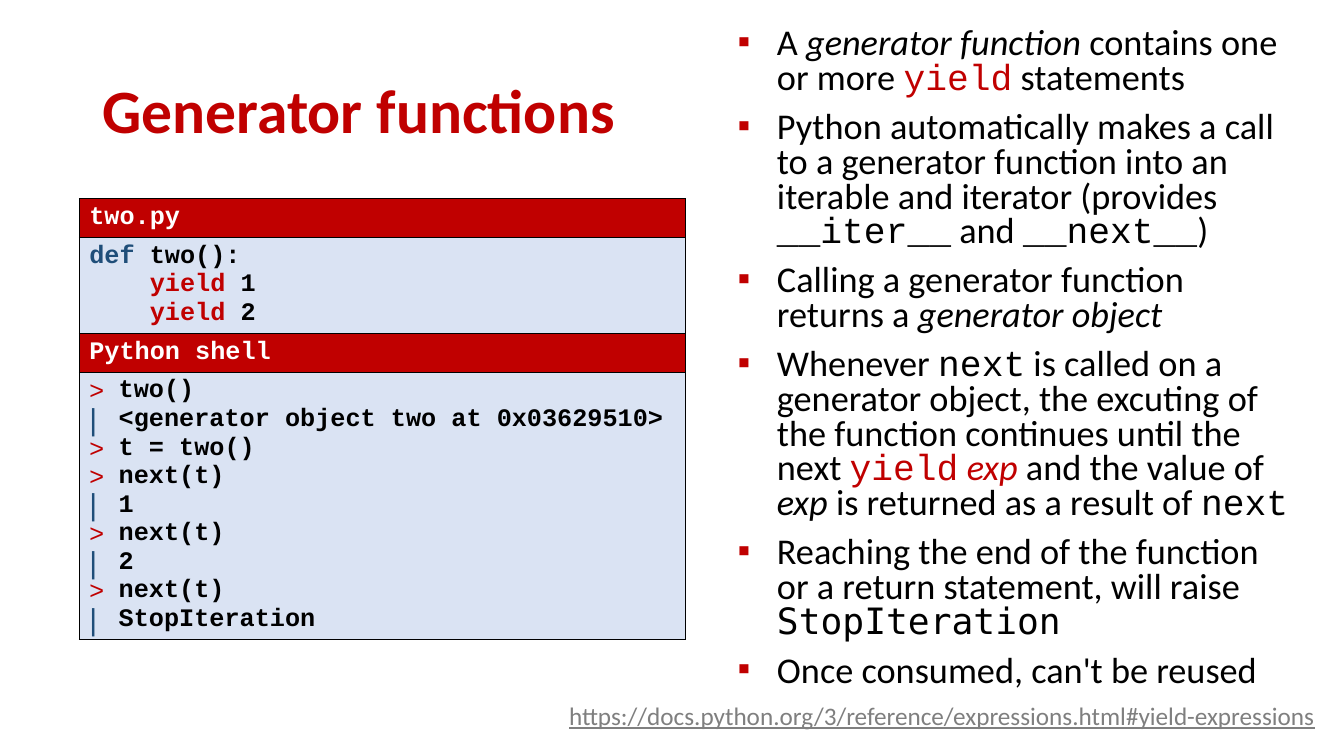
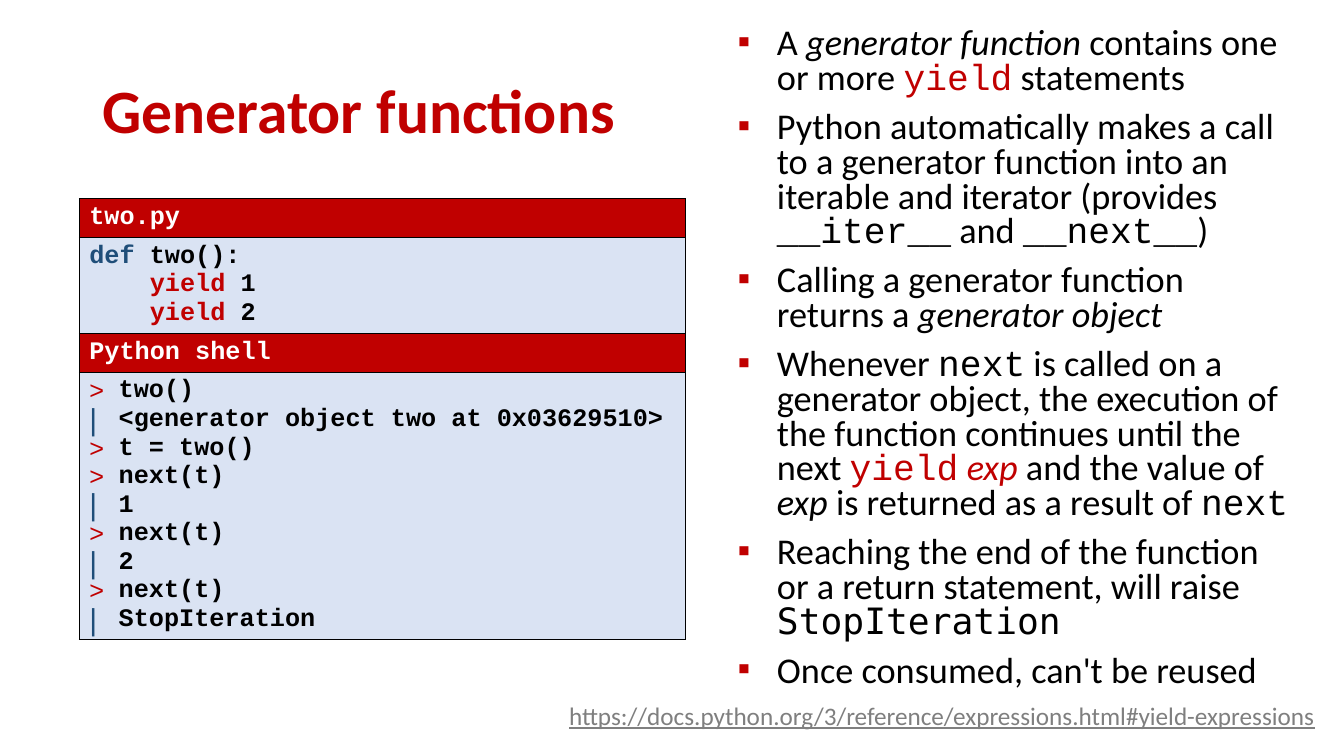
Before and after one commit to gsbrodal/gsbrodal.github.io, a slide deck: slide 20 of ipsa/slides/generator.pptx. Drawn at 1344x756 pixels with LibreOffice and Linux fonts; fonts in the diff are those of the drawing. Boxes give left, top, right and bottom in pixels: in the first picture for what was removed or moved away, otherwise in the second. Text is boxed around its words. In the diff, an @@ line names an element or a change of style, - is before the commit and + after.

Commit message:
all-slides-with-answers.pdf all-slides.pdf generator.pdf generator.pptx

```diff
--- a/ipsa/slides/generator.pptx
+++ b/ipsa/slides/generator.pptx
@@ text at [777,350,1288,521]: text changed @@
-▪ Whenever next is called on a generator object, the excuting of the function continues until the next yield exp and the value of exp is returned as a result of next
+▪ Whenever next is called on a generator object, the execution of the function continues until the next yield exp and the value of exp is returned as a result of next
```
Also in this commit, not shown: 4 other slides changed, 3 other files.
